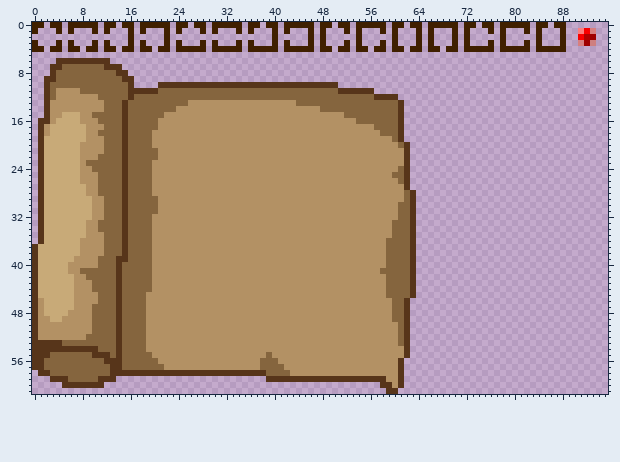
One commit to this sprite sheet: res/Themes/Temple/Map.png. The picture above is the old version.
The file is 96x62 pixels.
After the commit:
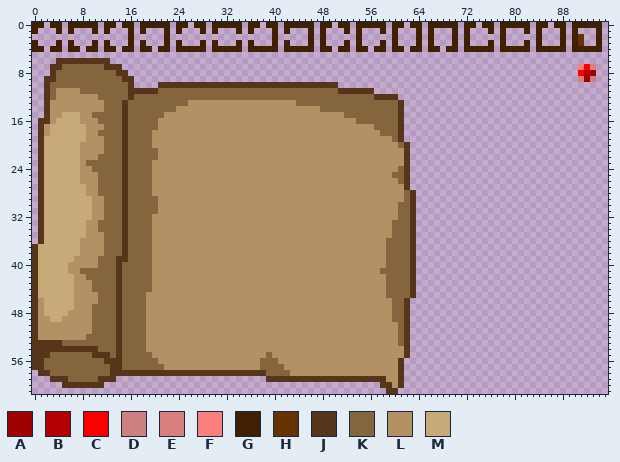
Palette (. is transparent): A #9f0000  B #b20000  C #f90000  D #ce7f7f  E #d87f7f  F #fb7f7f  G #402000  H #663300  J #57351a  K #85653e  L #b39164  M #c8aa78
The author wrote: fixed mini-map for showing the EXIT (now it shows closed doors and EXIT as walls)
Difference:
y 0: x 90..94 ..... -> GGGGG
y 1: x 90..94 .FCE. -> G...G
y 2: x 90..94 .CBA. -> GH..G
y 3: x 90..94 .EAD. -> GH..G
y 4: x 90..94 ..... -> GGGGG
y 7: x 91..93 ... -> FCE
y 8: x 91..93 ... -> CBA
y 9: x 91..93 ... -> EAD
Boxes around the changes in both pictures, in picture pixels (x1, y1, x2, y2):
changed: (572, 22, 602, 82)
